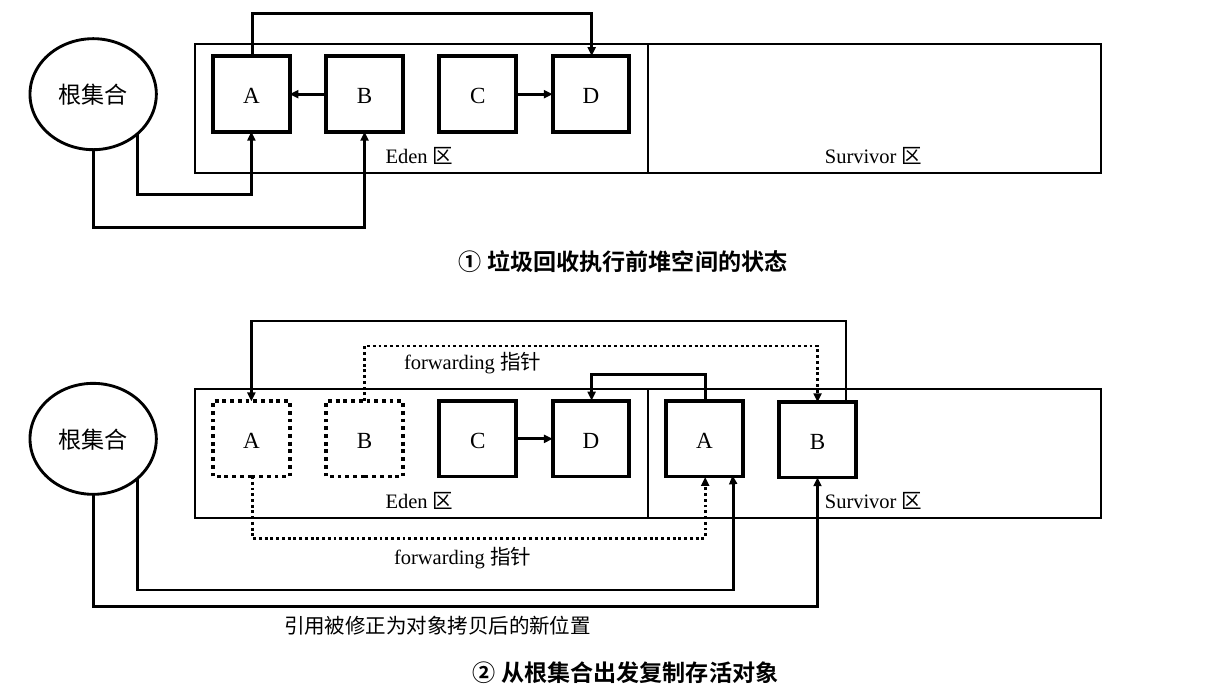
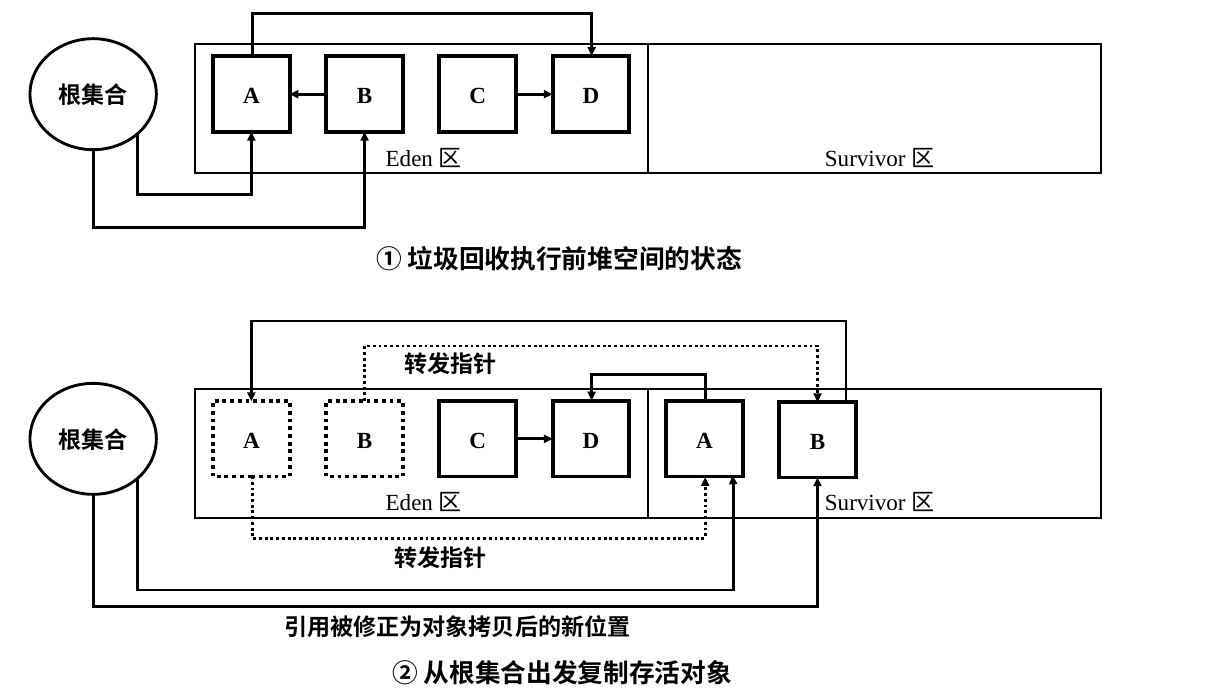
Before and after one commit to WU-SUNFLOWER/S.A.A.U.S.O, a slide deck: slide 12 of docs/thesis/pictures.pptx. Drawn at 1232x693 pixels with LibreOffice and Linux fonts; fonts in the diff are those of the drawing. Boxes give left, top, right and bottom in pixels: in the first picture for what was removed or moved away, otherwise in the second. Text is boxed around its words. In the diff, an @@ line names an element or a change of style, - is before the commit and + after.

```diff
--- a/docs/thesis/pictures.pptx
+++ b/docs/thesis/pictures.pptx
@@ text "① 垃圾回收执行前堆空间的状态" at [376, 246, 742, 271]: size 18 to 20 pt @@
@@ text "① 垃圾回收执行前堆空间的状态": place and size @@
-text "① 垃圾回收执行前堆空间的状态" at [459, 250, 787, 272]
+text "① 垃圾回收执行前堆空间的状态" at [376, 246, 742, 271]
@@ text at [404, 352, 496, 374]: text changed; size 16 to 18 pt; bold on @@
-forwarding 指针
+转发指针
@@ bold on in 12 elements at [213, 56, 290, 132], [326, 56, 403, 132], [440, 56, 517, 132], [30, 39, 156, 150], [553, 56, 629, 132], [213, 401, 290, 477], [326, 401, 403, 477], [440, 401, 517, 477], [30, 384, 156, 494], [553, 401, 629, 477], [666, 401, 743, 477], [779, 402, 856, 478] @@
@@ size 16 to 18 pt in 4 elements at [386, 148, 462, 167], [386, 492, 462, 511], [825, 148, 935, 167], [825, 492, 935, 511] @@
@@ text at [394, 546, 486, 568]: text changed; size 16 to 18 pt; bold on @@
-forwarding 指针
+转发指针
@@ text "引用被修正为对象拷贝后的新位置" at [284, 615, 630, 637]: size 16 to 18 pt, bold on @@
@@ text "② 从根集合出发复制存活对象": place and size @@
-text "② 从根集合出发复制存活对象" at [473, 661, 778, 683]
+text "② 从根集合出发复制存活对象" at [392, 660, 732, 685]
@@ text "② 从根集合出发复制存活对象" at [392, 660, 732, 685]: size 18 to 20 pt @@
```
Also in this commit, not shown: 4 other slides changed, 1 other file.
